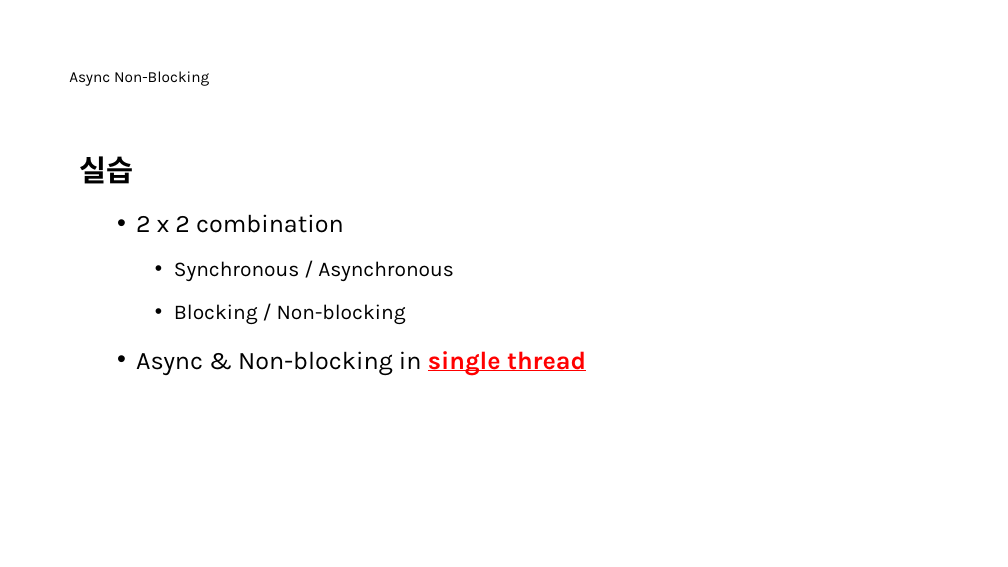
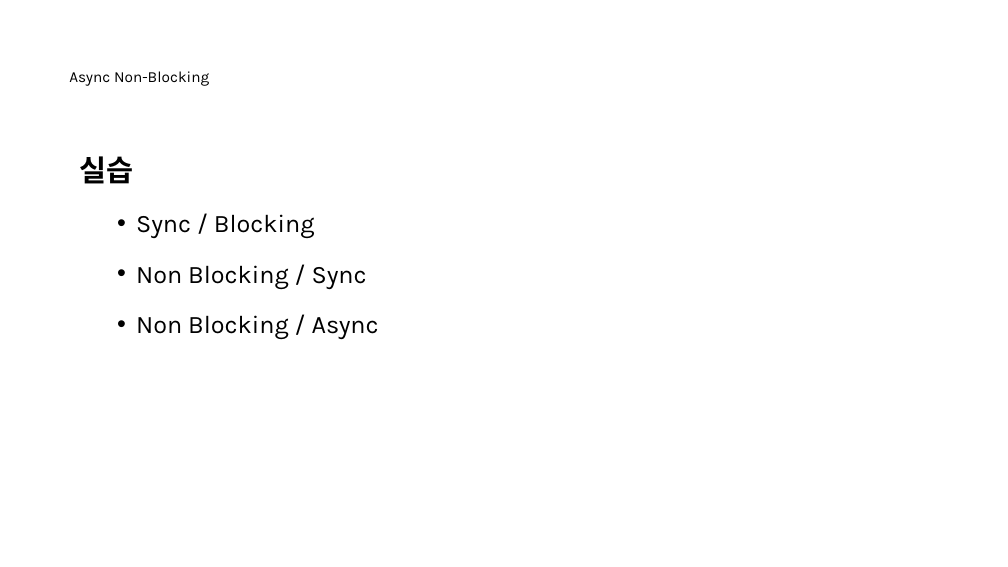
Before and after one commit to nayasis/fastcampus-hyper-webflux, a slide deck: slide 14 of 99.ppt/[Ch4-1. 비동기 서비스 소개] 1-2. 비동기 호출이란 ~ 1-3. Servlet_Reactive.pptx (slide 11 before the commit). Drawn at 1008x567 pixels with LibreOffice and Linux fonts; fonts in the diff are those of the drawing; background and template pictures are left out. Boxes give left, top, right and bottom in pixels: in the first picture for what was removed or moved away, otherwise in the second. Text is boxed around its words. In the diff, an @@ line names an element or a change of style, - is before the commit and + after.

```diff
--- a/99.ppt/[Ch4-1. 비동기 서비스 소개] 1-2. 비동기 호출이란 ~ 1-3. Servlet_Reactive.pptx
+++ b/99.ppt/[Ch4-1. 비동기 서비스 소개] 1-2. 비동기 호출이란 ~ 1-3. Servlet_Reactive.pptx
@@ text at box(136, 214, 379, 340): text changed @@
-  • 2 x 2 combination
-    • Synchronous / Asynchronous
-    • Blocking / Non-blocking
-  • Async & Non-blocking in single thread
+  • Sync / Blocking
+  • Non Blocking / Sync
+  • Non Blocking / Async
```
Also in this commit, not shown: 5 other slides changed, 6 slides added, 2 slides removed.
